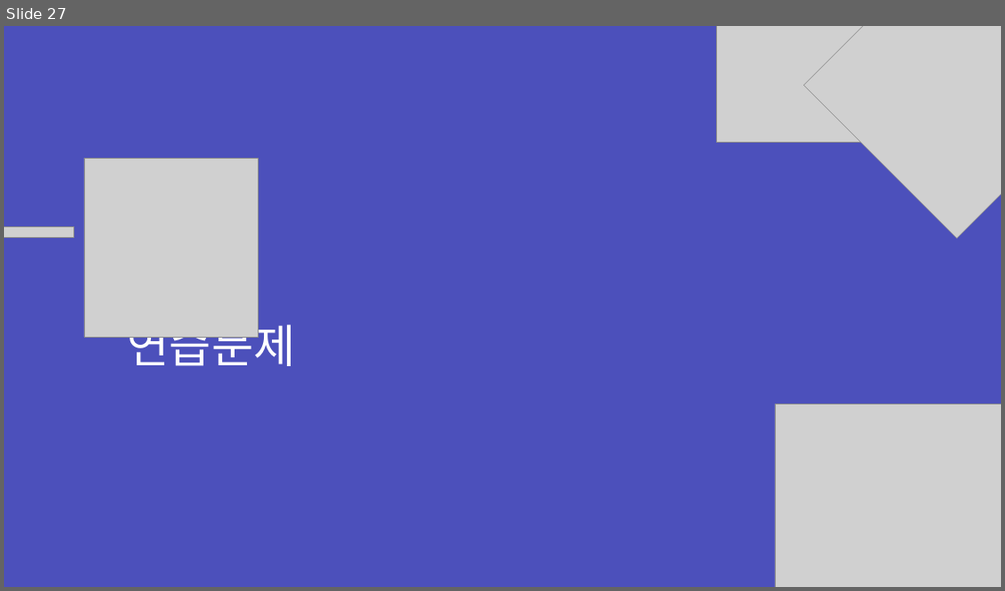
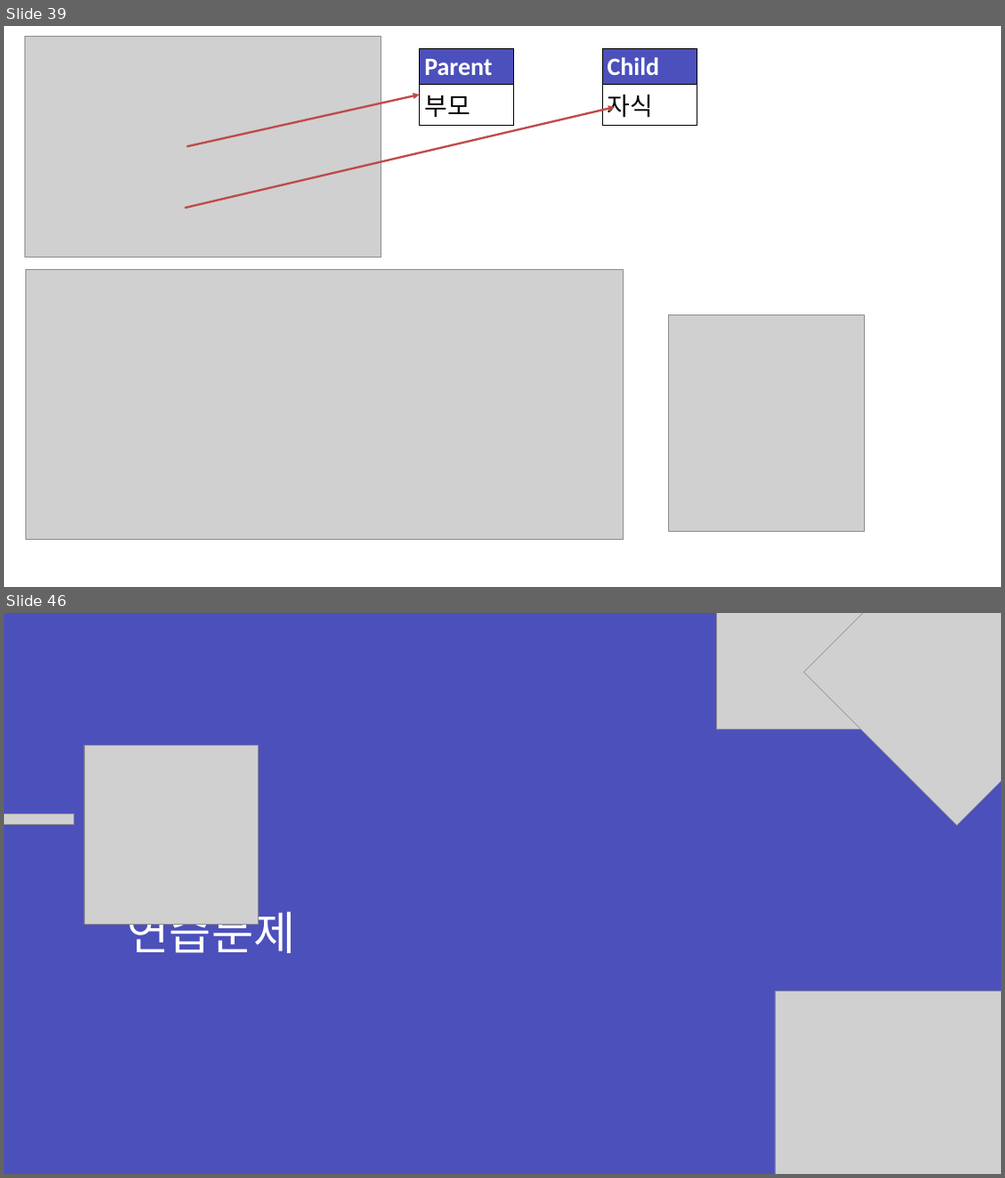
Before and after one commit to zest132/JavaLecture, a slide deck: JavaLecture/LectureFile/java 9강.pptx. Shown one above the other, each under a label of ours: slide 27 before the commit, slides 39 and 46 after it; the slides between them are not shown. The pictures are 1005x591 and 1005x1178 pixels, drawn with LibreOffice and Linux fonts; fonts in the diff are those of the drawing; grey boxes stand for pictures. Boxes give left, top, right and bottom in pixels: in the first picture for what was removed or moved away, otherwise in the second. Text is boxed around its words. In the diff, an @@ line names an element or a change of style, - is before the commit and + after.

```diff
--- a/JavaLecture/LectureFile/java 9강.pptx
+++ b/JavaLecture/LectureFile/java 9강.pptx
@@ slide 39 added at [4,26,1001,587], background #FFFFFF @@
@@ picture added at [25,37,381,257] @@
@@ table added at [419,49,513,121], 2 rows, 1 columns @@
+Parent
+부모
@@ table added at [602,49,696,121], 2 rows, 1 columns @@
+Child
+자식
@@ arrow added from (187, 147) to (419, 95), #BF4C48 3 pt @@
@@ arrow added from (185, 208) to (615, 107), #BF4C48 3 pt @@
@@ picture added at [25,269,623,539] @@
@@ picture added at [668,314,864,531] @@
@@ what was slide 27 is now slide 46 @@
```
Also in this commit, not shown: 1 slide changed, 42 other slides added, 24 slides removed, 7 other files.
